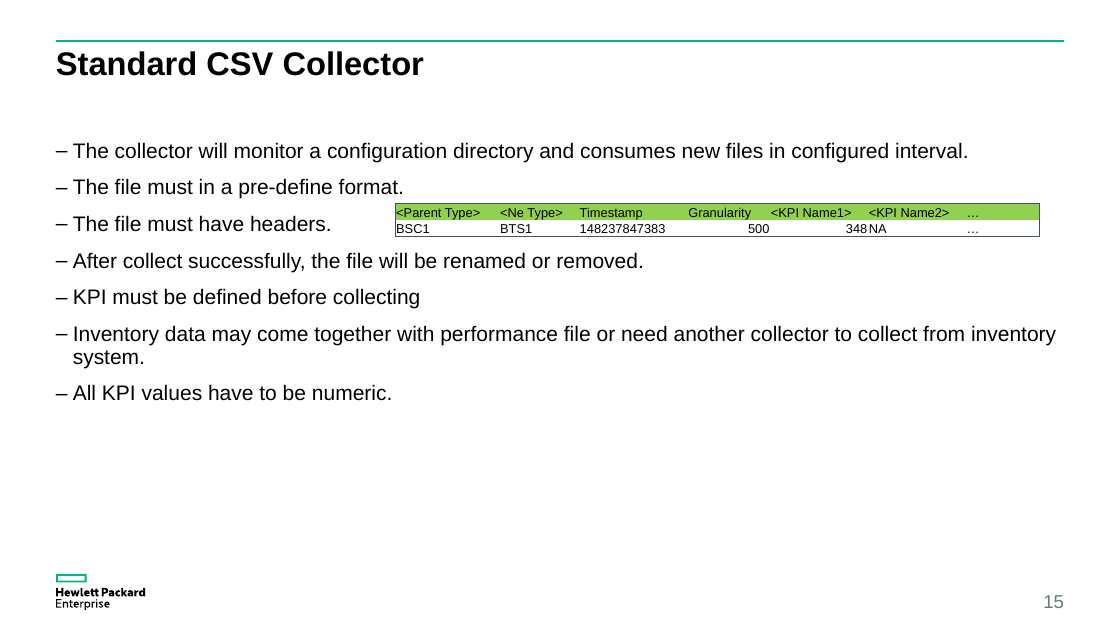
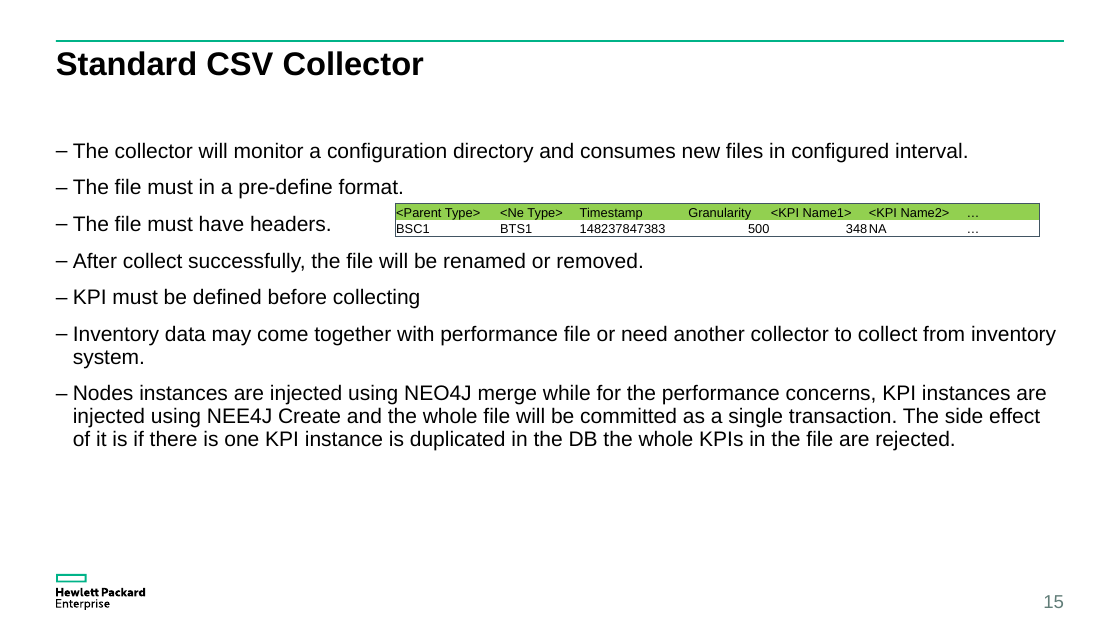
Before and after one commit to yzgang76/MPM, a slide deck: slide 15 of doc/OSSP V2.pptx. Drawn at 1120x630 pixels with LibreOffice and Linux fonts; fonts in the diff are those of the drawing. Boxes give left, top, right and bottom in pixels: in the first picture for what was removed or moved away, otherwise in the second. Text is boxed around its words. In the diff, an @@ line names an element or a change of style, - is before the commit and + after.

```diff
--- a/doc/OSSP V2.pptx
+++ b/doc/OSSP V2.pptx
@@ text at [73, 384, 1046, 450]: text changed @@
-– All KPI values have to be numeric.
+– Nodes instances are injected using NEO4J merge while for the performance concerns, KPI instances are injected using NEE4J Create and the whole file will be committed as a single transaction. The side effect of it is if there is one KPI instance is duplicated in the DB the whole KPIs in the file are rejected.
```
Also in this commit, not shown: 2 other slides changed, 1 slide added, 6 other files.
